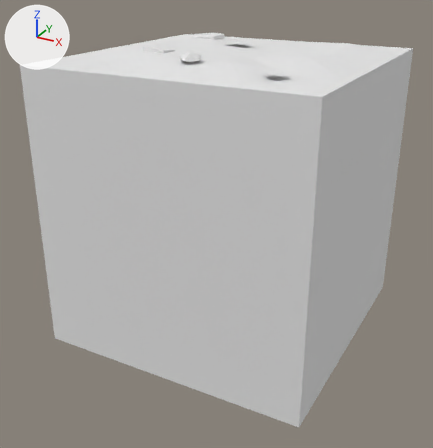
The FBX model Assets/Tiles/Blend/Blend Sand Rock 4.fbx as it was, and as the next commit left it.
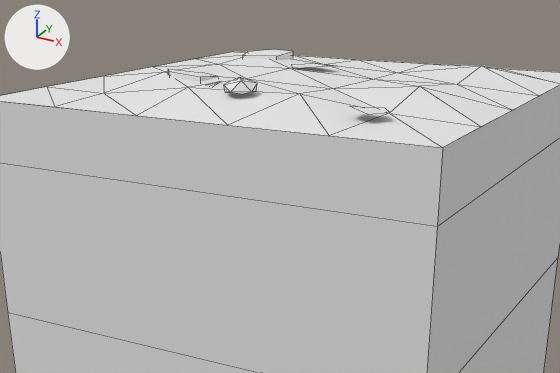
Each version appears first whole from a 50 mm camera at (1.95, -3.8, 1.65) aimed at (-0.03, -0.18, -0.15), and next in a close-up on the part from 8% to 92% of the width and 0% to 55% of the height. Arrows for +X, +Y and +Z are at upper left; the lights stay in place. The older version's two pictures come first. The close-ups show mesh edges as thin lines. Where no turn or scale is listed for an object, it has been applied to the vertices. Vertices at exactly the same position are counted once.

In view in the first close-up: 'Blend Sand Rock 4'.
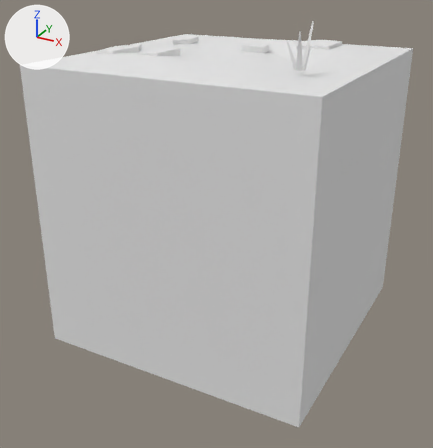
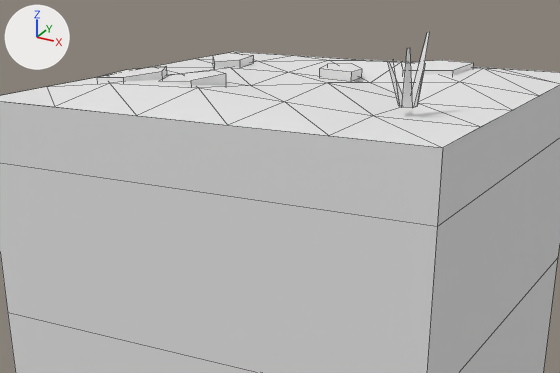
The edits, one by one:
me_blend_sand_rock_4 is used by ob_blend_sand_rock_4; location (0.0, 0.0, 0.0).
me_blend_sand_rock_4 had 96 vertices, 101 faces and spanned x -1.0..1.0, y -1.0..1.0, z -1.0..1.16.
me_blend_sand_rock_4 now has 118 vertices, 98 faces and spans x -1.0..1.0, y -1.0..1.0, z -1.0..1.34.
me_blend_sand_rock_4 part 1: the loose piece of 12 vertices spanning x -0.03..0.11, y -0.72..-0.57, z 1.1..1.16 is deleted.
me_blend_sand_rock_4 part 2: the loose piece of 10 vertices spanning x -0.67..-0.41, y 0.44..0.7, z 1.05..1.12 is deleted.
me_blend_sand_rock_4 part 3: the loose piece of 5 vertices spanning x -0.24..-0.01, y 0.17..0.41, z 1.09..1.11 is deleted.
Part 4, on me_blend_sand_rock_4:
12 vertices are removed from x -0.57..0.7, y -0.79..-0.18, z 1.04..1.13.
7 faces are deleted.
19 vertices move from x -0.63..0.65, y -0.67..0.64, z 1.04..1.11 to x -0.63..0.67, y -0.62..0.62, z 1.05..1.11.
49 vertices are added at x -0.8..0.76, y -0.67..0.66, z 1.03..1.34.
11 new vertices lie (0.0, 0.0, 0.06) away from vertices in x -0.8..0.58, y -0.54..0.59, z 1.03..1.07.
7 new vertices lie (0.0, 0.0, 0.04) away from vertices in x -0.69..0.15, y 0.1..0.41, z 1.06..1.08.
35 new faces join them.
Other edits to the shape of me_blend_sand_rock_4 do not show in these pictures.

Where the change shows, as pixel boxes (x1, y1, x2, y2) in the close-ups (560 x 373 px):
'Blend Sand Rock 4', reshaped
    before: (0, 49, 560, 373)
    after: (0, 32, 560, 373)
part 1 of me_blend_sand_rock_4, deleted
    before: (224, 77, 257, 95)
part 2 of me_blend_sand_rock_4, deleted
    before: (242, 49, 293, 60)
part 3 of me_blend_sand_rock_4, deleted
    before: (291, 63, 332, 68)
part 4 of me_blend_sand_rock_4, reshaped
    before: (56, 55, 557, 136)
    after: (56, 32, 557, 136)
